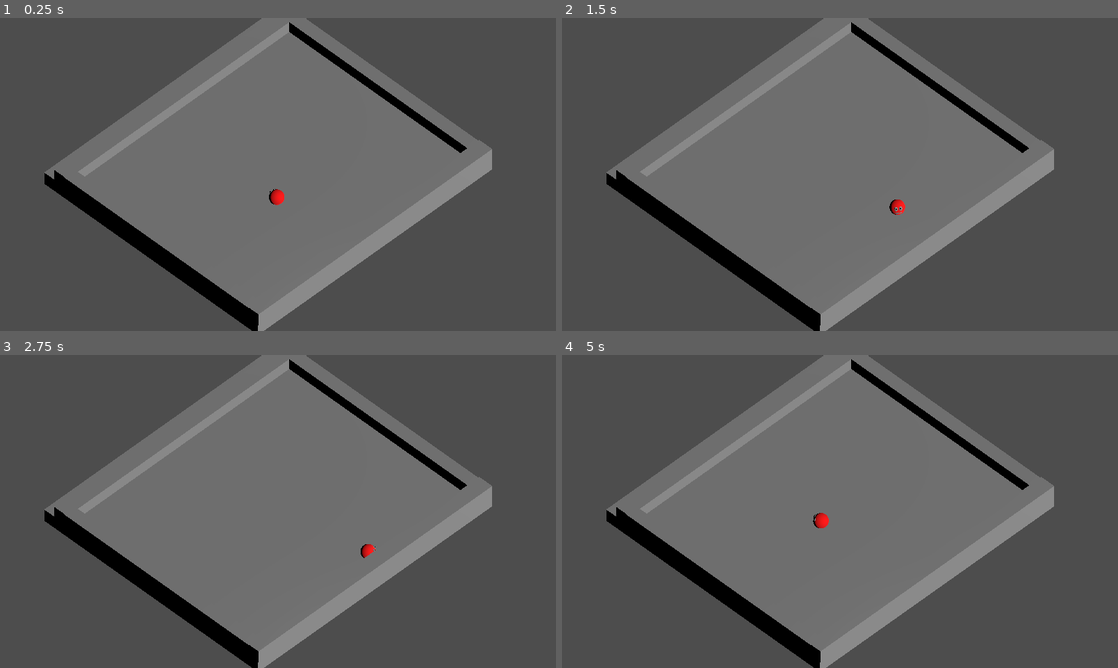
Above: before the commit, frames 1-4 (two rows, left to right).
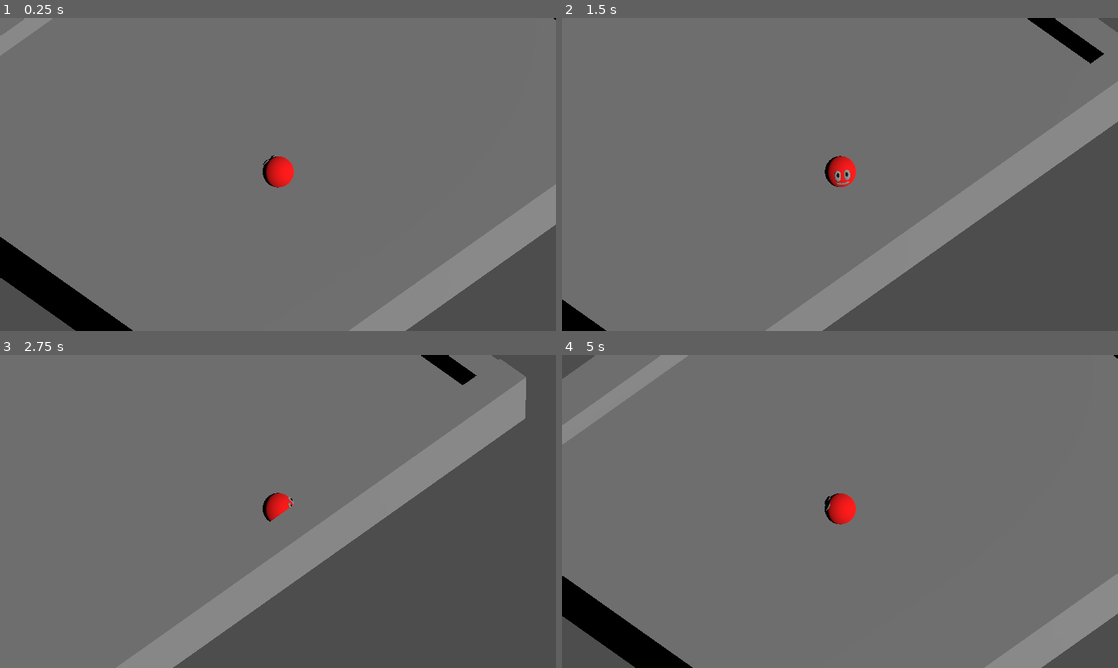
Above: after the commit, the same moments.

Repository: melonboyo/entomo
Game: Godot game, scene res://Scenes/CharacterTesting.tscn
Two runs of this game, one before a commit and one after it. Both use one fixed random seed, a clock stepped at 60 frames per second and the inputs below.
Inputs:
- Up to frame 1 (0.25 s): no input
- Up to frame 2 (1.5 s): hold D (move_right) 0.53-1.28 s; tap E (interact) at 0.6 s; tap Space (move_jump) at 0.77 s; hold S (move_backward) from 1.28 s (still down); tap Q (special_ability) at 1.35 s
- Up to frame 3 (2.75 s): tap Space (move_jump) at 1.52 s; release S (move_backward) at 2.03 s; hold D (move_right) from 2.03 s (still down); tap E (interact) at 2.1 s
- Up to frame 4 (5 s): release D (move_right) at 2.78 s; hold W (move_forward) 2.78-3.53 s; tap Q (special_ability) at 2.85, 4.35 s; tap Space (move_jump) at 3.02, 3.77, 4.52 s; hold A (move_left) from 3.53 s (still down); tap E (interact) at 3.6 s

The runs differ from the first frame. In frame 1, 58% of the frame differs, in the area x 0-100%, y 0-100%; in frame 2, 44%; in frame 3, 49%; in frame 4, 61%.

Commit message:
Add simple camera follow for playtesting

Diff:
--- a/Characters/Generic/GenericCharacterController.gd
+++ b/Characters/Generic/GenericCharacterController.gd
@@ -4,6 +4,7 @@
 
 @export var SPEED = 5.0
 @export var JUMP_VELOCITY = 4.5
+@export var CAMERA_SIZE = 10 # Assumes orthographic camera
 
 # Update the physics body each physics tick
 func _physics_process(delta: float) -> void:
--- a/Characters/Parasite/Parasite.tscn
+++ b/Characters/Parasite/Parasite.tscn
@@ -27,7 +27,7 @@
 surface_material_override/0 = SubResource("StandardMaterial3D_s0oth")
 
 [node name="RightEye" type="MeshInstance3D" parent="."]
-transform = Transform3D(-6.49758e-09, -2.95011e-09, 0.225587, 0.0504465, 0.280898, 0, -0.114253, 0.124025, -9.86072e-09, 0.151, 0.234412, -0.39778)
+transform = Transform3D(-4.01293e-09, -3.44821e-09, 0.225587, 0.0379797, 0.312384, 9.74912e-10, -0.067137, 0.176716, -9.81241e-09, 0.151, 0.234412, -0.408659)
 mesh = SubResource("SphereMesh_4oaq5")
 
 [node name="RightPupil" type="MeshInstance3D" parent="RightEye"]
@@ -36,7 +36,7 @@
 surface_material_override/0 = SubResource("StandardMaterial3D_s65vp")
 
 [node name="LeftEye" type="MeshInstance3D" parent="."]
-transform = Transform3D(-6.49758e-09, -2.95011e-09, 0.225587, 0.0504465, 0.280898, 0, -0.114253, 0.124025, -9.86072e-09, -0.139601, 0.234412, -0.39778)
+transform = Transform3D(-4.01293e-09, -3.44821e-09, 0.225587, 0.0379797, 0.312384, 9.74912e-10, -0.067137, 0.176716, -9.81241e-09, -0.139601, 0.234412, -0.408659)
 mesh = SubResource("SphereMesh_4oaq5")
 
 [node name="RightPupil" type="MeshInstance3D" parent="LeftEye"]
--- a/GameStateManager/GameStateManager.tscn
+++ b/GameStateManager/GameStateManager.tscn
@@ -1,6 +1,6 @@
 [gd_scene load_steps=2 format=3 uid="uid://dclrt7yy6gtq6"]
 
-[ext_resource type="Script" path="res://GameStateManager/PlayerInputProvider.gd" id="1_ddpt0"]
+[ext_resource type="Script" path="res://GameStateManager/PlayerInputController.gd" id="1_ddpt0"]
 
 [node name="GameStateManager" type="Node3D"]
 script = ExtResource("1_ddpt0")
--- a/GameStateManager/PlayerInputProvider.gd
+++ b/GameStateManager/PlayerInputController.gd
@@ -33,4 +33,8 @@
 	if(Input.is_action_just_pressed("special_ability")):
 		currentPossessedCreature.handleSpecialAbility()
 
+	# Simple camera follow for playtesting. TODO: implement proper camera follow as part of swapping between creatures
+	camera.size = currentPossessedCreature.CAMERA_SIZE
+	camera.position = currentPossessedCreature.position + Vector3(-10, 14, 10)
+
 	pass
--- a/Scenes/CharacterTesting.tscn
+++ b/Scenes/CharacterTesting.tscn
@@ -14,11 +14,6 @@
 
 [node name="Parasite" parent="." instance=ExtResource("1_htcmh")]
 transform = Transform3D(1, 0, 0, 0, 1, 0, 0, 0, 1, -2.16028, 1.55166, 2.964)
-
-[node name="Camera3D" type="Camera3D" parent="."]
-transform = Transform3D(0.707107, 0.5, -0.5, 0, 0.707107, 0.707107, 0.707107, -0.5, 0.5, -7.30029, 10.6476, 8.24296)
-projection = 1
-size = 20.0
 
 [node name="StaticGeometry" type="Node3D" parent="."]
 
@@ -80,3 +75,8 @@
 transform = Transform3D(1, 0, 0, 0, 1, 0, 0, 0, 1, 0.0787029, 0.173008, -0.100365)
 currentPossessedCreature = NodePath("../Parasite")
 camera = NodePath("../Camera3D")
+
+[node name="Camera3D" type="Camera3D" parent="."]
+transform = Transform3D(0.707107, 0.5, -0.5, 0, 0.707107, 0.707107, 0.707107, -0.5, 0.5, -12.1603, 16.5517, 12.964)
+projection = 1
+size = 20.0
